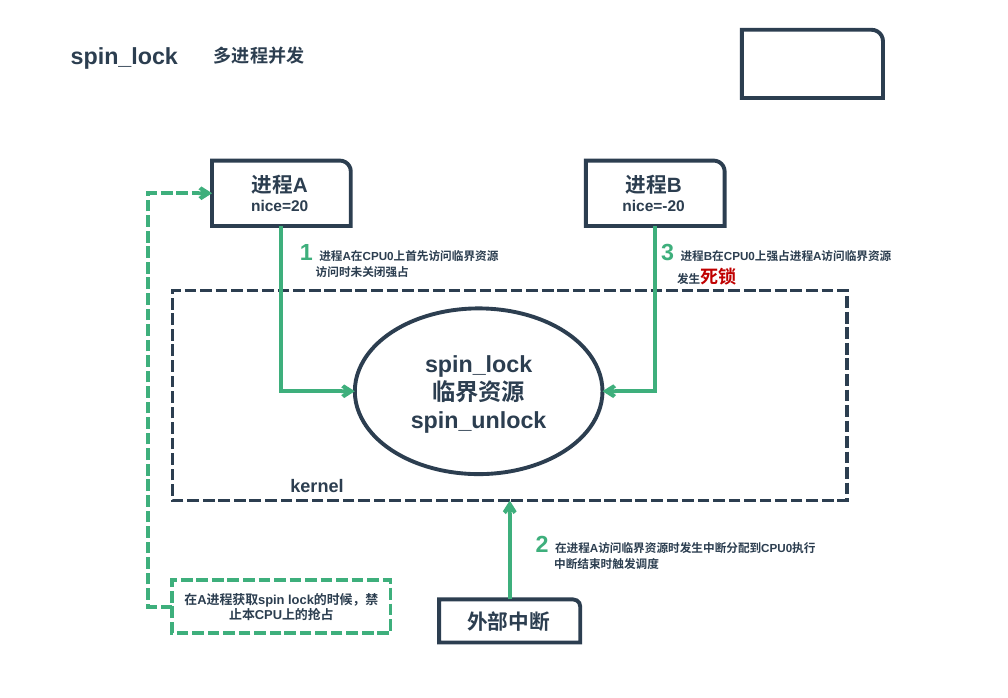
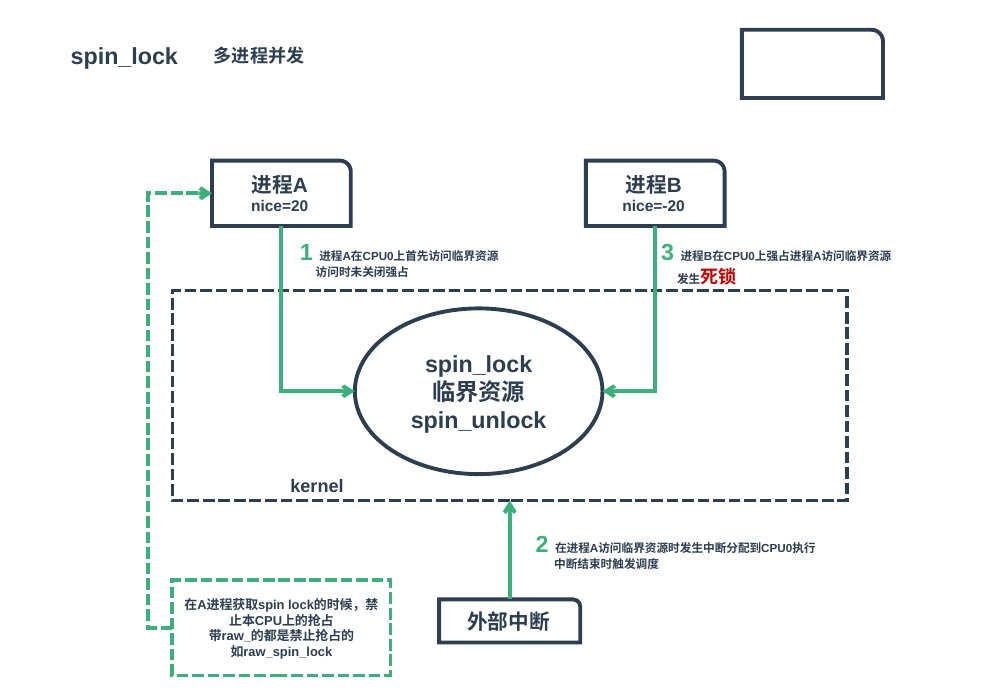
Before and after one commit to zaiqiang-dong/zaiqiang, a slide deck: slide 4 of picture/ppt/cands/cands.pptx (slide 3 before the commit). Drawn at 1008x698 pixels with LibreOffice and Linux fonts; fonts in the diff are those of the drawing. Boxes give left, top, right and bottom in pixels: in the first picture for what was removed or moved away, otherwise in the second. Text is boxed around its words. In the diff, an @@ line names an element or a change of style, - is before the commit and + after.

```diff
--- a/picture/ppt/cands/cands.pptx
+++ b/picture/ppt/cands/cands.pptx
@@ elbow arrow moved from (172, 607) - (212, 194) to (172, 628) - (212, 194) @@
@@ rectangle "在A进程获取spin lock的时候，禁止本CPU上的抢占": place and size @@
-rectangle "在A进程获取spin lock的时候，禁止本CPU上的抢占" at [172, 580, 391, 633]
+rectangle "在A进程获取spin lock的时候，禁止本CPU上的抢占" at [172, 580, 391, 675]
@@ text in rectangle at [209, 629, 354, 659]: paragraphs added @@
+带raw_的都是禁止抢占的
+如raw_spin_lock
```
Also in this commit, not shown: 1 other slide changed, 9 slides added, 23 other files.
